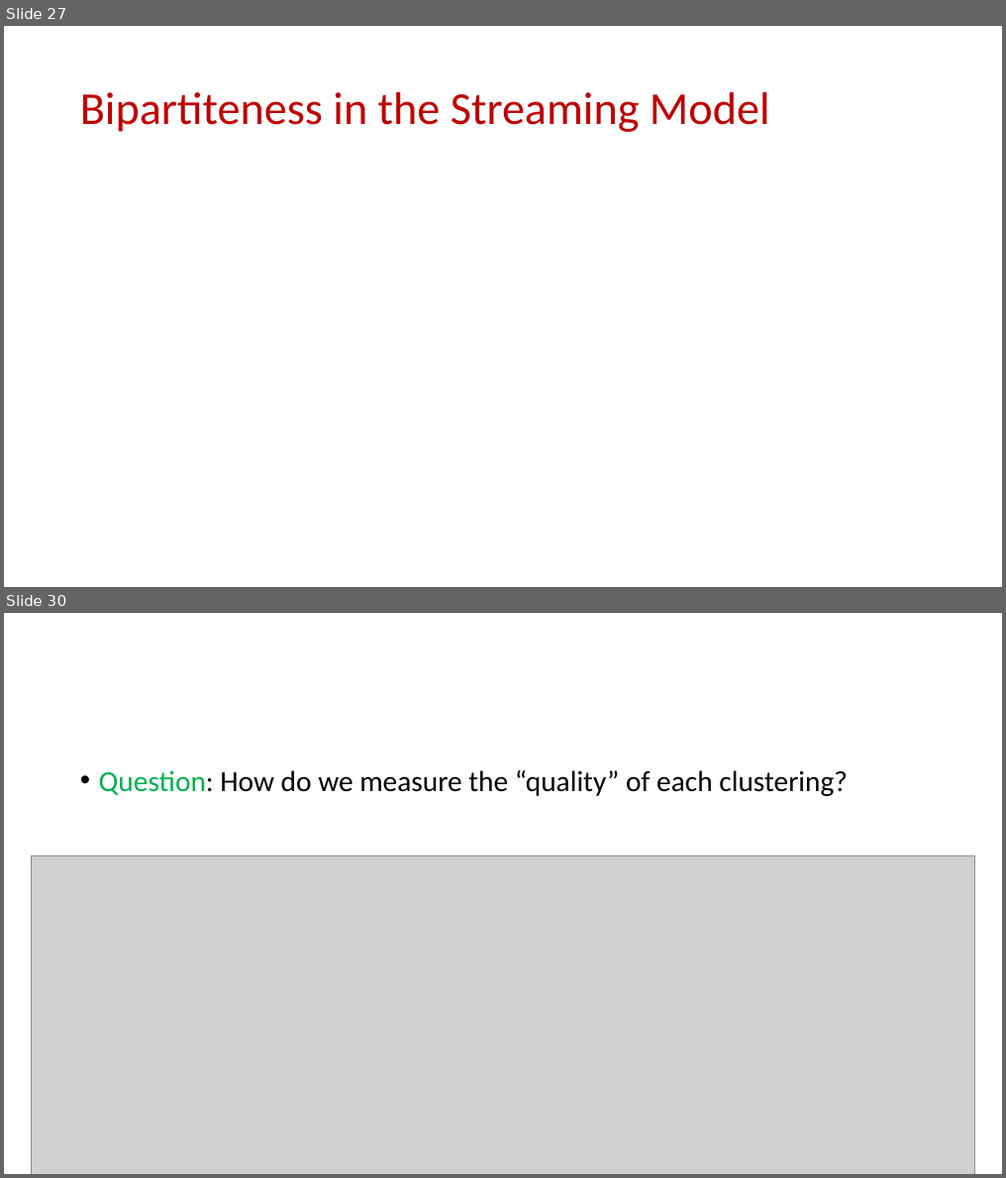
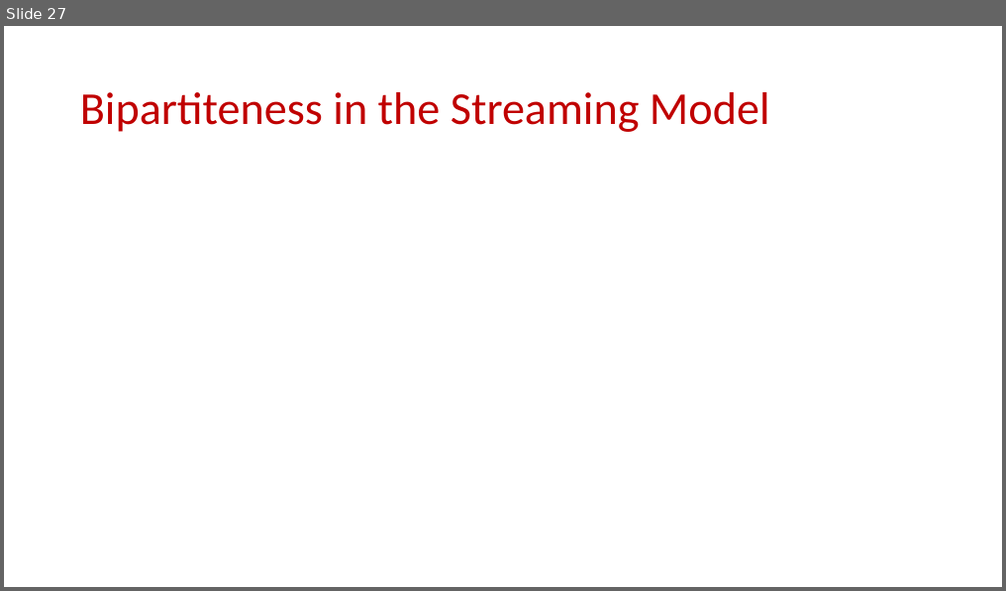
Before and after one commit to samsonzhou/samsonzhou.github.io, a slide deck: CSCE689-23/L21.pptx. Shown one above the other, each under a label of ours: slides 27 and 30 before the commit, slide 27 after it; the slides between them are not shown. The pictures are 1006x1178 and 1006x591 pixels, drawn with LibreOffice and Linux fonts; fonts in the diff are those of the drawing; grey boxes stand for pictures. Boxes give left, top, right and bottom in pixels: in the first picture for what was removed or moved away, otherwise in the second. Text is boxed around its words. In the diff, an @@ line names an element or a change of style, - is before the commit and + after.

```diff
--- a/CSCE689-23/L21.pptx
+++ b/CSCE689-23/L21.pptx
@@ slide 30 removed at [4, 613, 1002, 1174], background #FFFFFF @@
@@ text removed at [99, 770, 847, 796] @@
-• Question: How do we measure the “quality” of each clustering?
@@ picture removed at [31, 856, 975, 1174] @@
@@ picture removed at [248, 1057, 746, 1099] @@
```
Also in this commit, not shown: 62 other slides removed, 3 other files.
